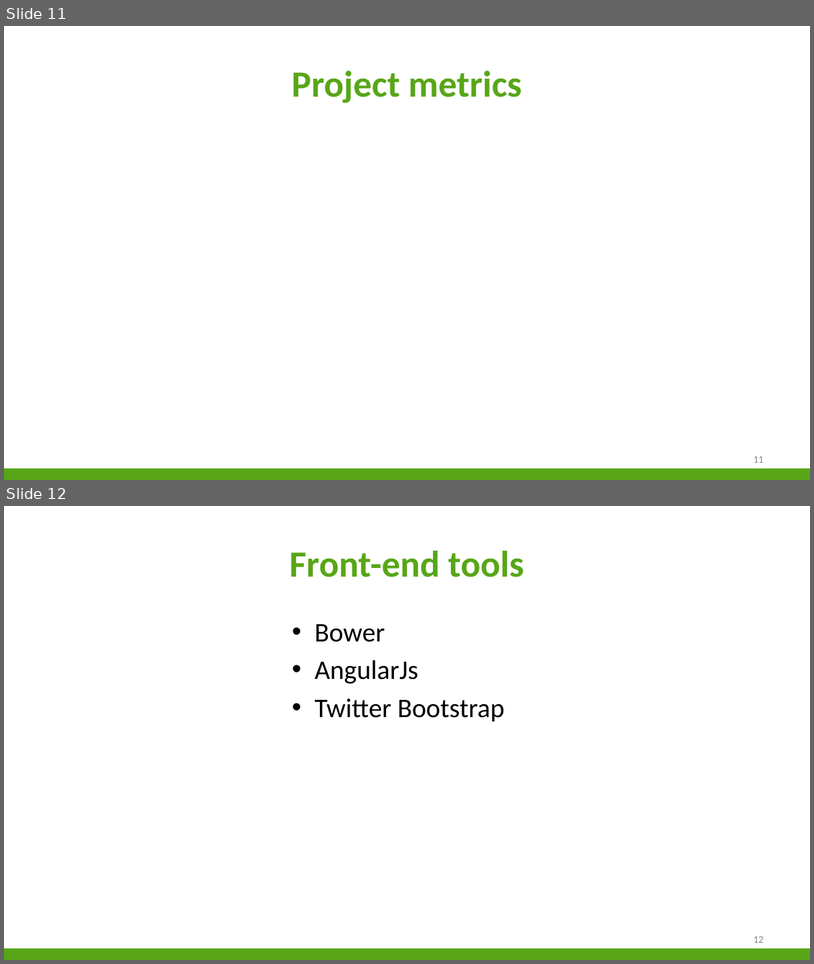
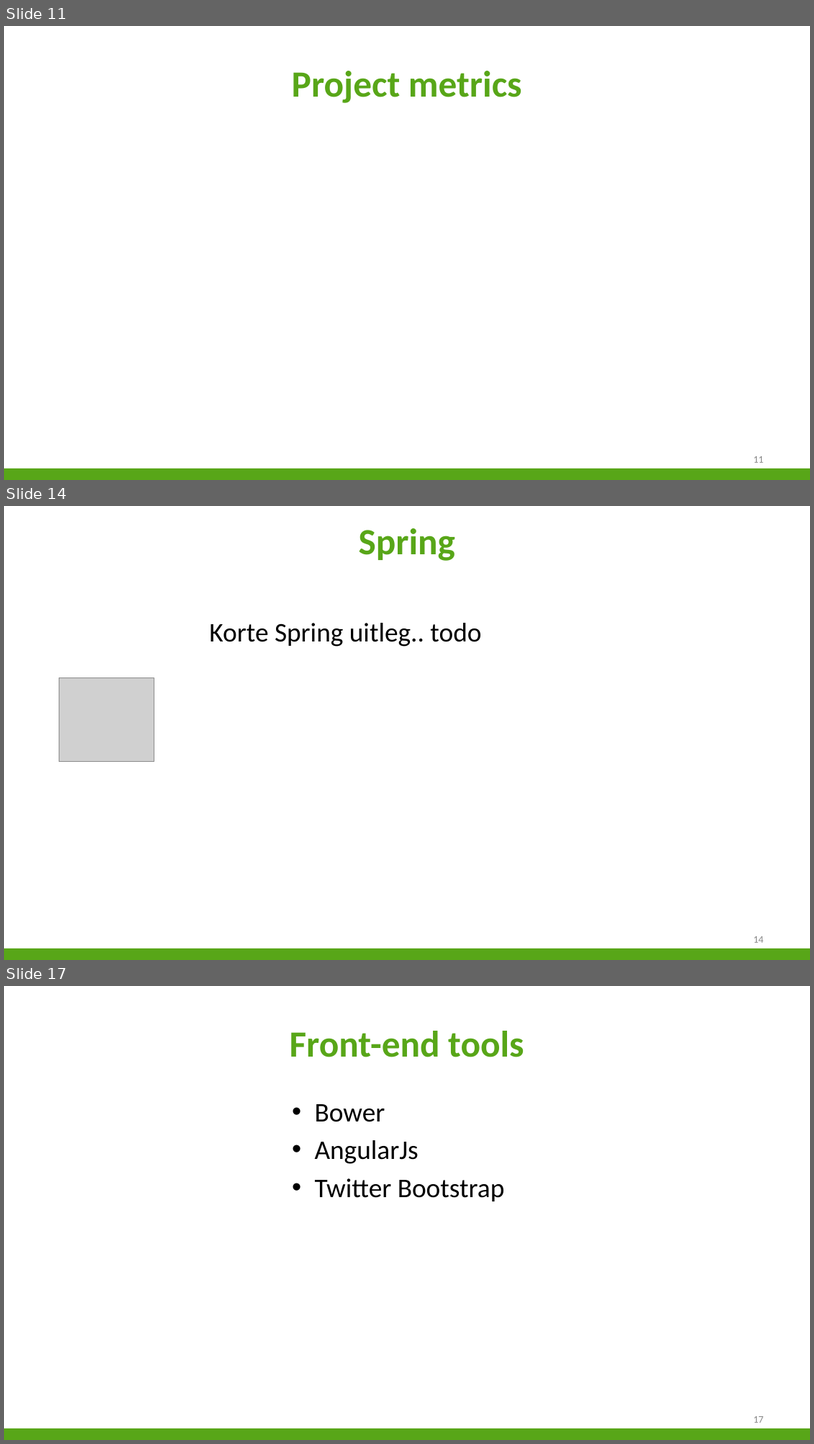
Before and after one commit to niekvandael/iTalent, a slide deck: italent/documents/Presentatie/Presentatie.pptx. Shown one above the other, each under a label of ours: slides 11 and 12 before the commit, slides 11, 14 and 17 after it; the slides between them are not shown. The pictures are 814x964 and 814x1444 pixels, drawn with LibreOffice and Linux fonts; fonts in the diff are those of the drawing; grey boxes stand for pictures; background and template pictures are left out. Boxes give left, top, right and bottom in pixels: in the first picture for what was removed or moved away, otherwise in the second. Text is boxed around its words. In the diff, an @@ line names an element or a change of style, - is before the commit and + after.

```diff
--- a/italent/documents/Presentatie/Presentatie.pptx
+++ b/italent/documents/Presentatie/Presentatie.pptx
@@ slide 14 added at <box>4,506,810,960</box>, background #FFFFFF; not listed: 1 template element that a slide beside it also shows @@
@@ title added at <box>359,528,455,561</box>, 44 pt, text #58A618, bold @@
+Spring
@@ text added at <box>209,623,481,646</box>, 32 pt, text #000000 @@
+Korte Spring uitleg.. todo
@@ picture added at <box>59,678,154,762</box> @@
@@ page number added at <box>754,936,764,942</box>, 12 pt, text #898989 @@
+14
@@ what was slide 12 is now slide 17 @@
@@ page number at <box>754,1416,764,1422</box>: text changed @@
-12
+17
```
Also in this commit, not shown: 5 other slides added.
